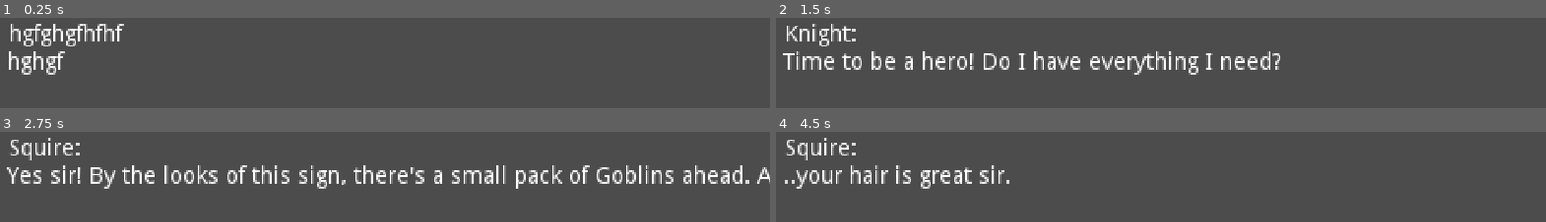
Above: before the commit, frames 1-4 (two rows, left to right).
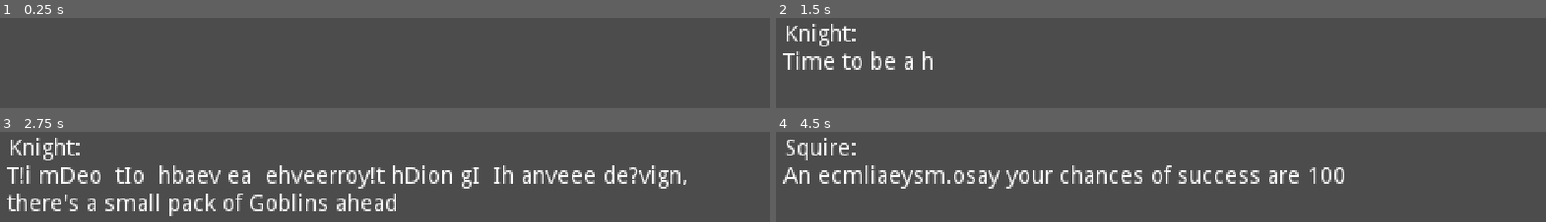
Above: after the commit, the same moments.

Repository: Steaf23/GWJ33
Game: Godot game, scene res://scenes/TextBox.tscn
Same seed, same stepped clock (60 frames per second), same inputs: the game is played once before the commit and once after it. This scene is started directly instead of the project's main scene.
Inputs (mouse positions are in pixels of both pictures, inside the frame that each line leads up to):
- Up to frame 1 (0.25 s): no input
- Up to frame 2 (1.5 s): tap Enter (ui_accept) at 0.5, 0.77, 1.25 s; move the mouse to (outside the picture) at 0.52 s; hold D (ui_right) 0.53-1.28 s; hold E (open_bag) 0.53-1.28 s; click (outside the picture) at 0.67 s; move the mouse to (outside the picture) at 1.27 s; hold S (ui_down) from 1.28 s (still down); tap Space (pickup_item) at 1.35 s
- Up to frame 3 (2.75 s): tap Enter (ui_accept) at 1.52 s; move the mouse to (outside the picture) at 2.02 s; release S (ui_down) at 2.03 s; hold D (ui_right) from 2.03 s (still down); hold E (open_bag) from 2.03 s (still down)
- Up to frame 4 (4.5 s): move the mouse to (outside the picture) at 2.77 s; release D (ui_right) at 2.78 s; release E (open_bag) at 2.78 s; hold W (ui_up) 2.78-3.53 s; tap Space (pickup_item) at 2.85, 4.35 s; click (outside the picture) at 2.92 s; tap Enter (ui_accept) at 3.02, 3.77 s; move the mouse to (outside the picture) at 3.52 s; hold E (open_bag) 3.53-4.28 s; hold A (ui_left) from 3.53 s (still down); move the mouse to (outside the picture) at 4.27 s

The runs differ from the first frame. In frame 1, 2.4% of the frame differs, in the area x 1-17%, y 6-64%; in frame 2, 3.6%; in frame 3, 15%, in the area x 0-100%, y 6-94%; in frame 4, 6.5%.

Commit message:
experimental dialogue (hilarious bug)

Diff:
--- a/Godot/TextBox.gd
+++ b/Godot/TextBox.gd
@@ -15,7 +15,7 @@
 func _process(delta):
 	if cont:
 		cont = false
-		next_line()
+		yield(next_line(), "completed")
 
 func load_json():
 	var file = File.new()
@@ -31,7 +31,16 @@
 func next_line():
 	if current_line >= tree.size():
 		queue_free()
+		return
+
 	name_field.text = tree[current_line][0]
-	text_field.text = tree[current_line][1]
+	text_field.text = ""
+	var text_count = 0
+	var draw_speed = tree[current_line][2] if tree[current_line].size() >= 3 else 1
+
+	while text_count < tree[current_line][1].length():
+		text_field.text += tree[current_line][1].substr(text_count, draw_speed)
+		text_count += draw_speed
+		yield(get_tree(), "idle_frame")
 	print(text_field)
 	current_line += 1
--- a/Godot/resources/Dialogue.json
+++ b/Godot/resources/Dialogue.json
@@ -1,7 +1,8 @@
 [
 	[
 	"Knight:",
-	"Squire! To me!"
+	"Squire! To me!",
+	2
 	],
 	[
 	"Squire:",
@@ -9,11 +10,20 @@
 	],
 	[
 	"Knight:",
-	"Time to be a hero! Do I have everything I need?"
+	"Time to be a hero! Do I have everything I need?",
+	1
 	],
 	[
 	"Squire:",
-	"Yes sir! By the looks of this sign, there's a small pack of Goblins ahead. A claymore is great for taking out groups of enemies. I would say your chances of success are 100%"
+	"Yes sir! By the looks of this sign, there's a small pack of Goblins ahead."
+	],
+	[
+	"Squire:",
+	"A claymore is great for taking out groups of enemies."
+	],
+	[
+	"Squire:",
+	"I would say your chances of success are 100%"
 	],
 	[
 	"Knight:",
--- a/Godot/scenes/TextBox.tscn
+++ b/Godot/scenes/TextBox.tscn
@@ -17,7 +17,6 @@
 margin_bottom = 39.0
 size_flags_horizontal = 3
 size_flags_vertical = 3
-text = "hgfghgfhfhf"
 __meta__ = {
 "_edit_use_anchors_": false
 }
@@ -29,7 +28,7 @@
 margin_bottom = 56.0
 size_flags_horizontal = 3
 size_flags_vertical = 3
-text = "hghgf"
+autowrap = true
 __meta__ = {
 "_edit_use_anchors_": false
 }
